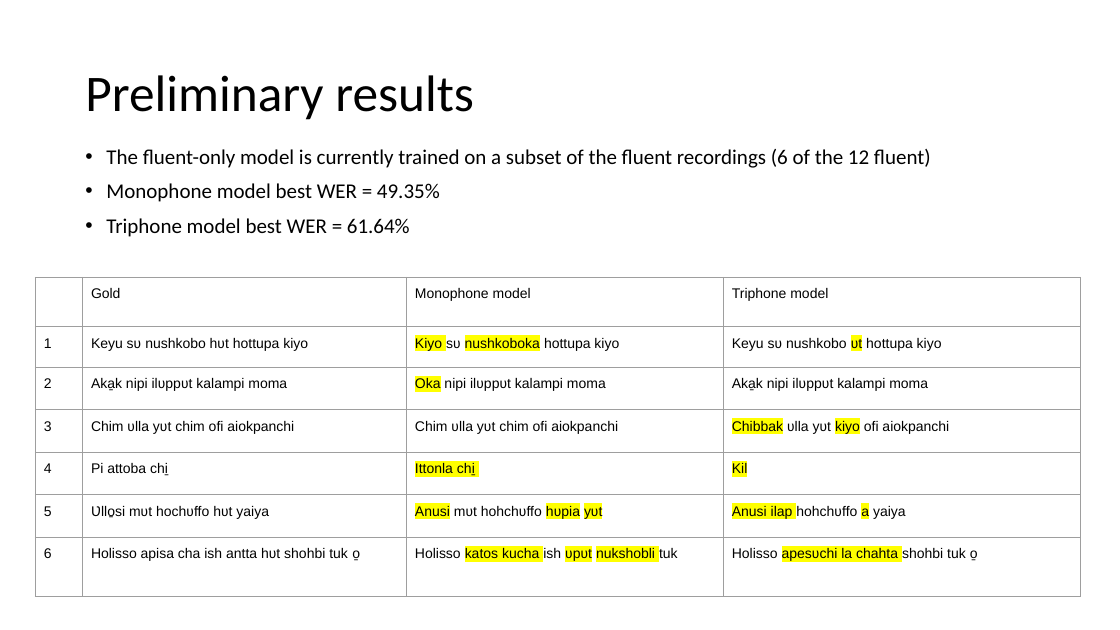
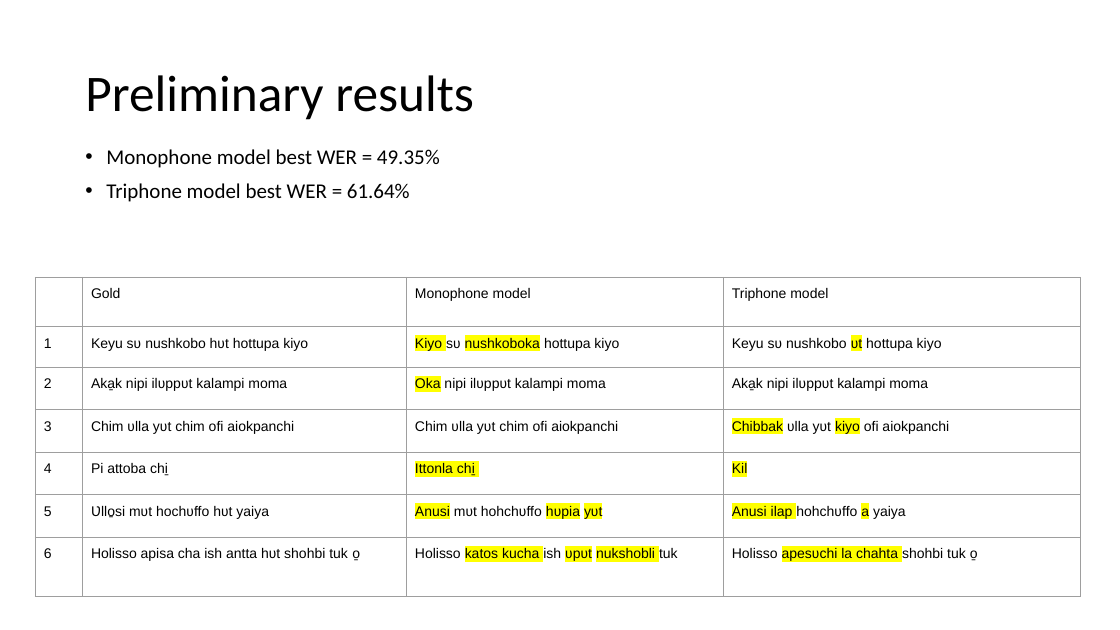
Before and after one commit to s4sg-workshop/s4sg-workshop.github.io, a slide deck: slide 15 of assets/presentations/1.2.pptx. Drawn at 1120x630 pixels with LibreOffice and Linux fonts; fonts in the diff are those of the drawing. Boxes give left, top, right and bottom in pixels: in the first picture for what was removed or moved away, otherwise in the second. Text is boxed around its words. In the diff, an @@ line names an element or a change of style, - is before the commit and + after.

```diff
--- a/assets/presentations/1.2.pptx
+++ b/assets/presentations/1.2.pptx
@@ text at bbox=[106, 149, 931, 168]: paragraph removed @@
-• The fluent-only model is currently trained on a subset of the fluent recordings (6 of the 12 fluent)
```
Also in this commit, not shown: 2 other slides changed.
